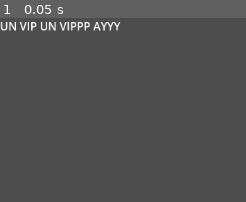
Above: before the commit, frame 1.
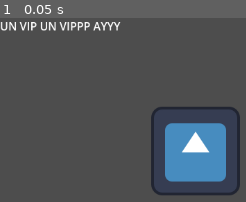
Above: after the commit, the same moment.

Repository: christian-buco/Brackeys_gamejam_2026_1
Game: Godot game, scene res://scenes/main.tscn
Same seed, same stepped clock (60 frames per second), same inputs: the game is played once before the commit and once after it. The engine's default icon, where the game draws it, is replaced by a stand-in: a white triangle on a blue panel in a dark square.
Inputs:
- Up to frame 1 (0.05 s): no input

The runs differ from the first frame. In frame 1, 10% of the frame differs, in the area x 61-98%, y 48-97%.

Commit message:
added a sprite

Diff:
--- a/scenes/main.tscn
+++ b/scenes/main.tscn
@@ -1,4 +1,9 @@
 [gd_scene format=3 uid="uid://cfydhcnxkeus7"]
+
+[ext_resource type="Texture2D" uid="uid://co3m4rurknsj7" path="res://icon.svg" id="1_o5qli"]
+
+[sub_resource type="RectangleShape2D" id="RectangleShape2D_0wfyh"]
+size = Vector2(120, 112)
 
 [node name="Main" type="Node2D" unique_id=1342932990]
 
@@ -6,3 +11,12 @@
 offset_right = 40.0
 offset_bottom = 23.0
 text = "UN VIP UN VIPPP AYYY"
+
+[node name="CharacterBody2D" type="CharacterBody2D" parent="." unique_id=1782894153]
+position = Vector2(282, 192)
+
+[node name="Sprite2D" type="Sprite2D" parent="CharacterBody2D" unique_id=14293429]
+texture = ExtResource("1_o5qli")
+
+[node name="CollisionShape2D" type="CollisionShape2D" parent="CharacterBody2D" unique_id=1149852454]
+shape = SubResource("RectangleShape2D_0wfyh")
